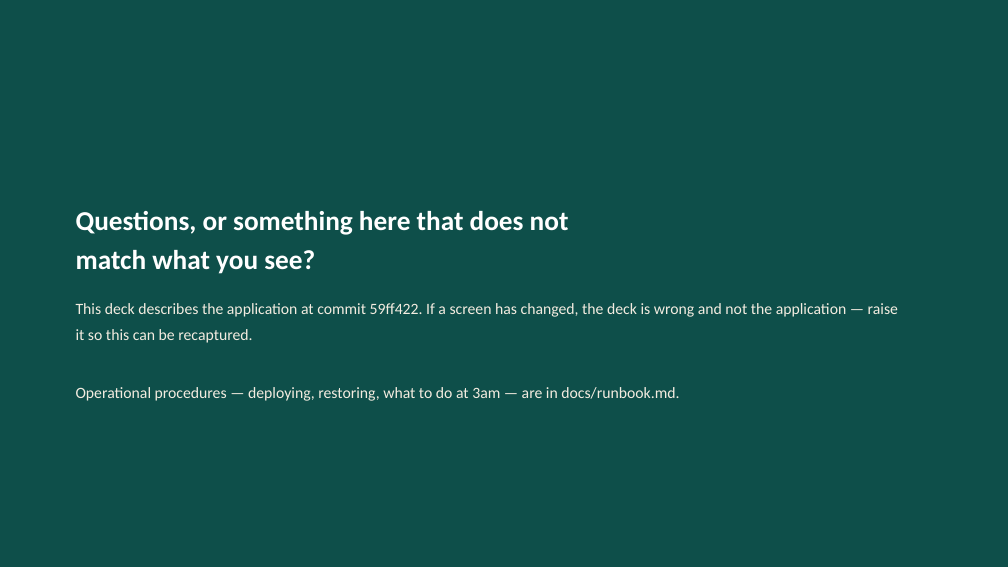
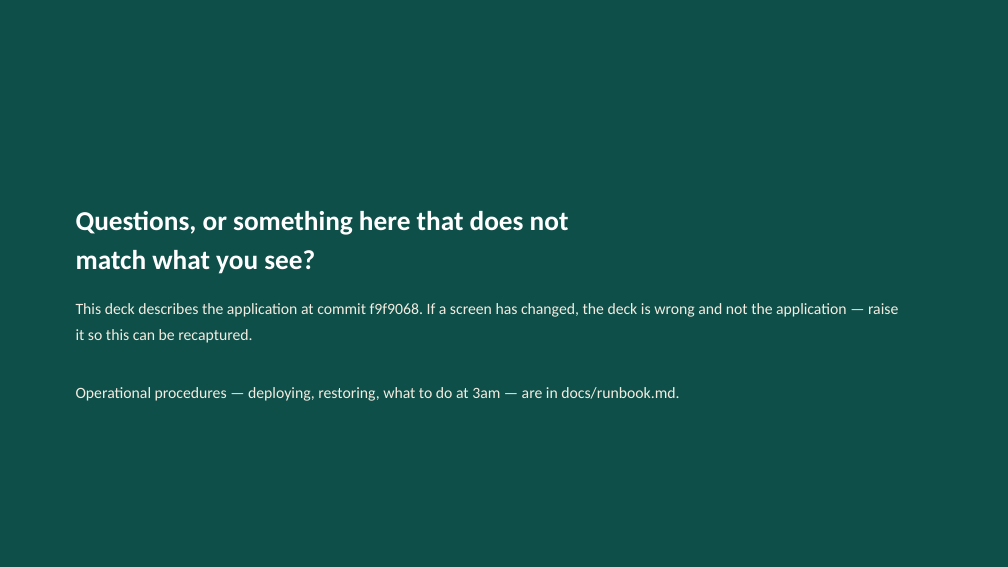
Before and after one commit to prajwal-patil-hub/Internal-Banking-Ticketing-System, a slide deck: slide 71 of docs/sop/SUCCESS-Bank-Ticketing-SOP.pptx (slide 64 before the commit). Drawn at 1008x567 pixels with LibreOffice and Linux fonts; fonts in the diff are those of the drawing. Boxes give left, top, right and bottom in pixels: in the first picture for what was removed or moved away, otherwise in the second. Text is boxed around its words. In the diff, an @@ line names an element or a change of style, - is before the commit and + after.

```diff
--- a/docs/sop/SUCCESS-Bank-Ticketing-SOP.pptx
+++ b/docs/sop/SUCCESS-Bank-Ticketing-SOP.pptx
@@ text at (76, 303, 898, 343): text changed @@
-This deck describes the application at commit 59ff422. If a screen has changed, the deck is wrong and not the application — raise it so this can be recaptured.
+This deck describes the application at commit f9f9068. If a screen has changed, the deck is wrong and not the application — raise it so this can be recaptured.
```
Also in this commit, not shown: 30 other slides changed, 7 slides added, 7 other files.
